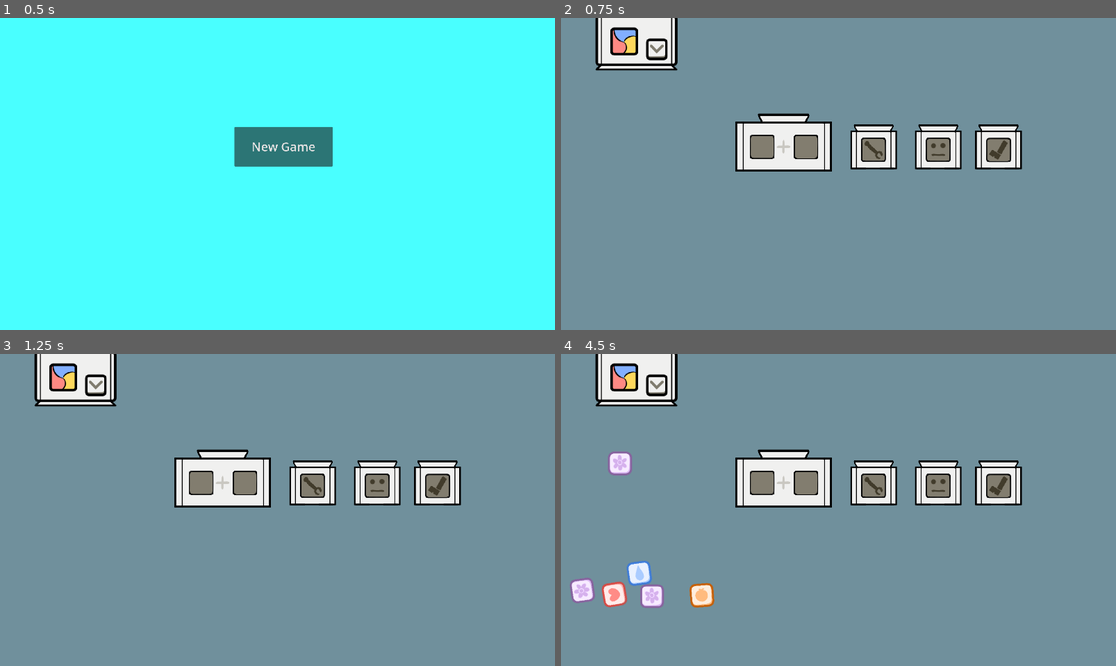
Above: before the commit, frames 1-4 (two rows, left to right).
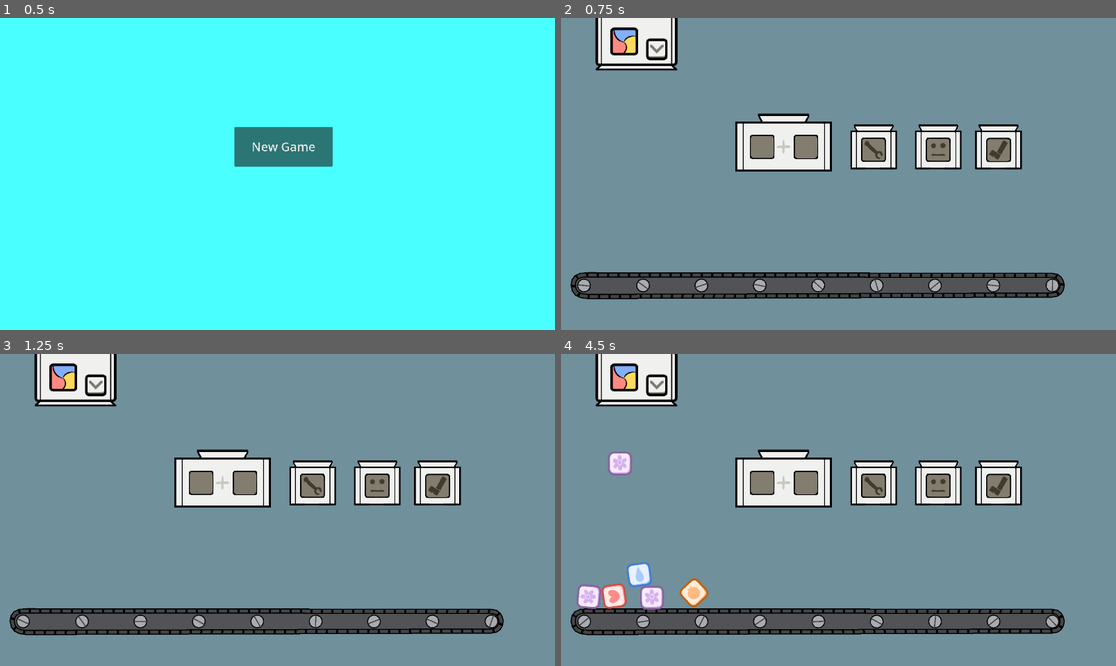
Above: after the commit, the same moments.

Repository: deejai/GodotWildJam53
Game: Godot game, scene res://Main/MainMenu.tscn
Two runs of this game, one before a commit and one after it. Both use one fixed random seed, a clock stepped at 60 frames per second and the inputs below.
Inputs:
- Up to frame 1 (0.5 s): no input
- Up to frame 2 (0.75 s): click "New Game" at 0.5 s
- Up to frame 3 (1.25 s): no input
- Up to frame 4 (4.5 s): no input

Frame 1 is identical in both runs. In frame 2, 7.4% of the frame differs, in the area x 1-91%, y 81-91%; in frame 3, 7.4%; in frame 4, 8.6%, in the area x 1-91%, y 66-91%.
Error after the commit: Invalid assignment of property or key 'playback_speed' with value of type 'float' on a base object of type 'AnimationPlayer'. (res://Main/Factory/ConveyorBelt/…

Commit message:
added conveyor belt

Diff:
--- a/ConveyorBelt/ConveyorBelt.tscn
+++ b/Main/Factory/ConveyorBelt/ConveyorBelt.tscn
@@ -1,10 +1,10 @@
-[gd_scene load_steps=11 format=3 uid="uid://cp6npmfcs4er"]
-
-[ext_resource type="Script" path="res://ConveyorBelt/ConveyorBelt.gd" id="1_ib2k1"]
-[ext_resource type="Texture2D" uid="uid://dr5cob3rc7ui0" path="res://ConveyorBelt/images/base.png" id="2_dhsgl"]
-[ext_resource type="Shader" path="res://ConveyorBelt/ConveyorBelt.gdshader" id="3_5rlkc"]
-[ext_resource type="Texture2D" uid="uid://bygua7bkah2cu" path="res://ConveyorBelt/images/screw.png" id="3_w2r02"]
-[ext_resource type="Texture2D" uid="uid://dhuxogkf820ue" path="res://ConveyorBelt/images/strap.png" id="5_8f35e"]
+[gd_scene load_steps=11 format=3]
+
+[ext_resource type="Script" path="res://Main/Factory/ConveyorBelt/ConveyorBelt.gd" id="1_ib2k1"]
+[ext_resource type="Texture2D" uid="uid://dr5cob3rc7ui0" path="res://Main/Factory/ConveyorBelt/images/base.png" id="2_dhsgl"]
+[ext_resource type="Shader" path="res://Main/Factory/ConveyorBelt/ConveyorBelt.gdshader" id="3_5rlkc"]
+[ext_resource type="Texture2D" uid="uid://bygua7bkah2cu" path="res://Main/Factory/ConveyorBelt/images/screw.png" id="3_w2r02"]
+[ext_resource type="Texture2D" uid="uid://dhuxogkf820ue" path="res://Main/Factory/ConveyorBelt/images/strap.png" id="5_8f35e"]
 
 [sub_resource type="ShaderMaterial" id="ShaderMaterial_85ntw"]
 shader = ExtResource("3_5rlkc")
--- a/Main/Factory/Factory.tscn
+++ b/Main/Factory/Factory.tscn
@@ -6,9 +6,7 @@
 [ext_resource type="Texture2D" uid="uid://bs08phxdjf6ql" path="res://Assets/Combiner.png" id="4_ua00q"]
 [ext_resource type="Texture2D" uid="uid://c5ihnke3tudau" path="res://Assets/HeadMaker.png" id="5_8g3tn"]
 [ext_resource type="Texture2D" uid="uid://n3lmjmjt1lwm" path="res://Assets/LegMaker.png" id="6_lrvnr"]
-
-[sub_resource type="RectangleShape2D" id="RectangleShape2D_wdc28"]
-size = Vector2(1603.5, 31)
+[ext_resource type="PackedScene" path="res://Main/Factory/ConveyorBelt/ConveyorBelt.tscn" id="7_vb6dy"]
 
 [sub_resource type="SegmentShape2D" id="SegmentShape2D_uaex4"]
 a = Vector2(-116, 151)
@@ -27,10 +25,6 @@
 metadata/_edit_lock_ = true
 
 [node name="StaticBody2D" type="StaticBody2D" parent="."]
-
-[node name="CollisionShape2D" type="CollisionShape2D" parent="StaticBody2D"]
-position = Vector2(857.25, 893.5)
-shape = SubResource("RectangleShape2D_wdc28")
 
 [node name="CollisionShape2D3" type="CollisionShape2D" parent="StaticBody2D"]
 position = Vector2(138, 692)
@@ -77,3 +71,6 @@
 offset_bottom = 524.0
 size_flags_horizontal = 4
 texture = ExtResource("6_lrvnr")
+
+[node name="ConveyorBelt" parent="." instance=ExtResource("7_vb6dy")]
+position = Vector2(890, 926)
Renamed: ConveyorBelt/ConveyorBelt.gd -> Main/Factory/ConveyorBelt/ConveyorBelt.gd
Renamed: ConveyorBelt/ConveyorBelt.gdshader -> Main/Factory/ConveyorBelt/ConveyorBelt.gdshader
Renamed: ConveyorBelt/images/base.png -> Main/Factory/ConveyorBelt/images/base.png
Not shown, changed: Main/Factory/ConveyorBelt/images/base.png.import
Renamed: ConveyorBelt/images/screw.png -> Main/Factory/ConveyorBelt/images/screw.png
Not shown, changed: Main/Factory/ConveyorBelt/images/screw.png.import
Renamed: ConveyorBelt/images/strap.png -> Main/Factory/ConveyorBelt/images/strap.png
Not shown, changed: Main/Factory/ConveyorBelt/images/strap.png.import
